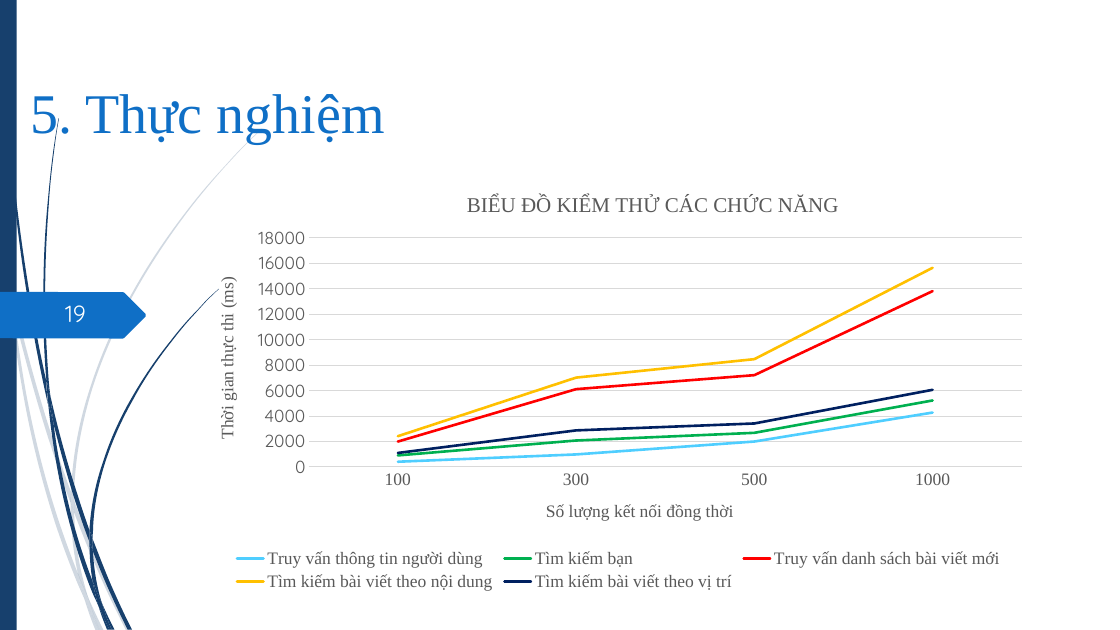
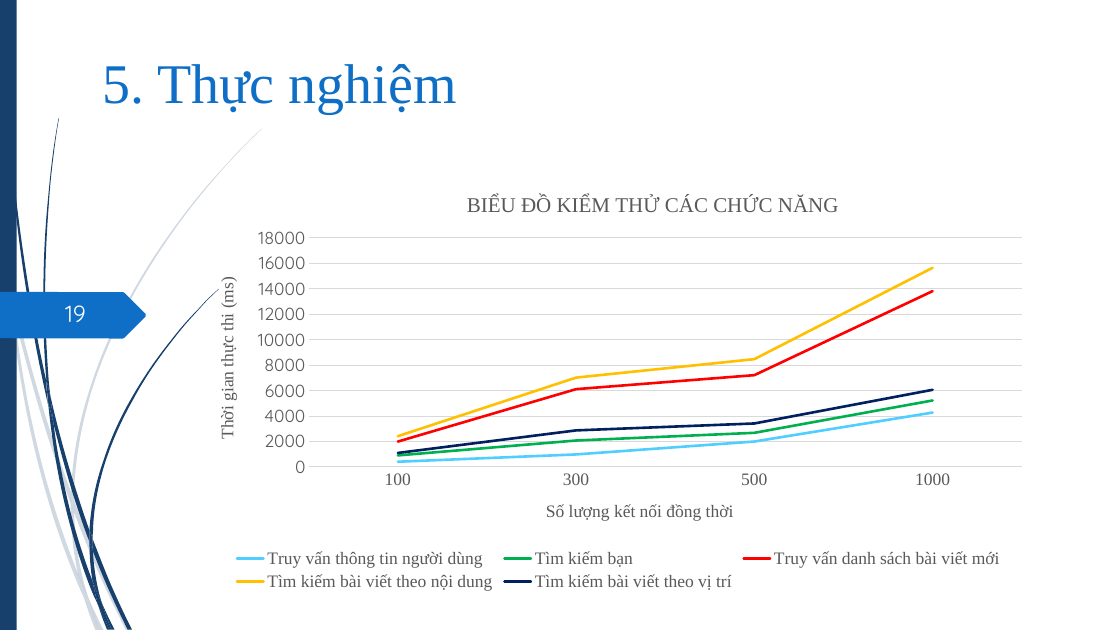
Before and after one commit to hvngoc/Presentation, a slide deck: slide 19 of slide 2.pptx. Drawn at 1120x630 pixels with LibreOffice and Linux fonts; fonts in the diff are those of the drawing. Boxes give left, top, right and bottom in pixels: in the first picture for what was removed or moved away, otherwise in the second. Text is boxed around its words. In the diff, an @@ line names an element or a change of style, - is before the commit and + after.

```diff
--- a/slide 2.pptx
+++ b/slide 2.pptx
@@ title "5. Thực nghiệm" moved from (x1=31, y1=94, x2=385, y2=143) to (x1=103, y1=64, x2=457, y2=114) @@
```
Also in this commit, not shown: 15 other slides changed.
